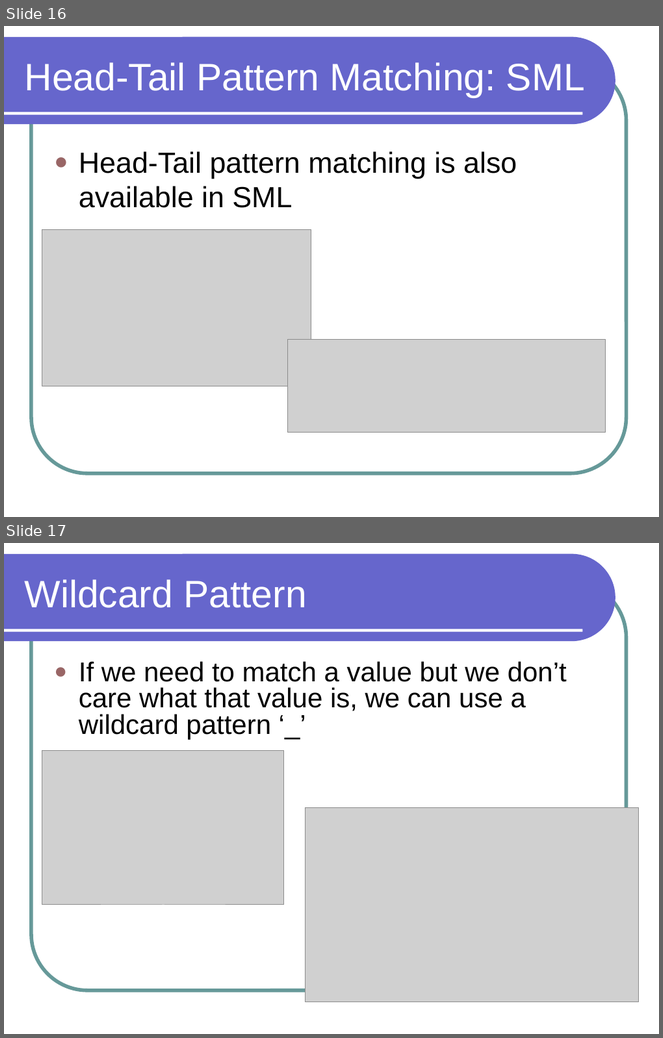
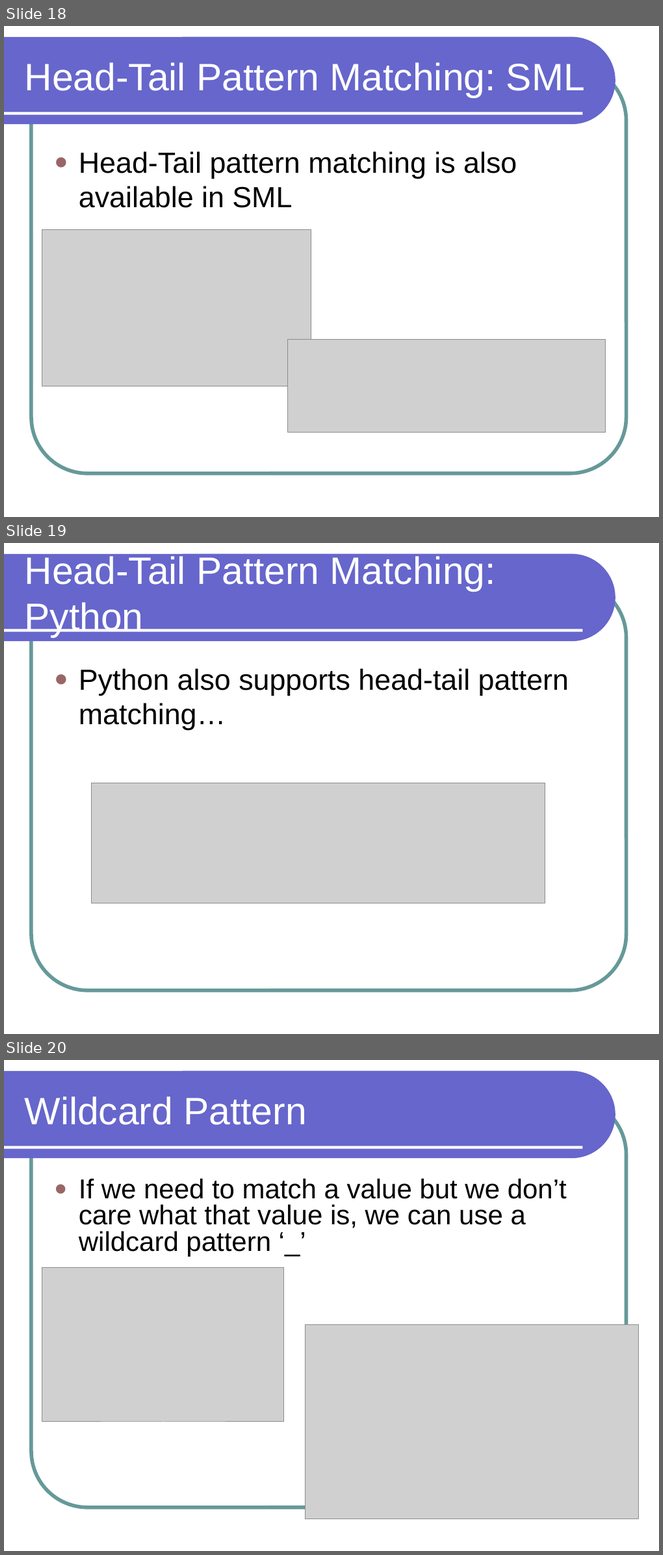
Before and after one commit to lutzhamel/CSC301, a slide deck: notes/csc301-ln013.ppt. Shown one above the other, each under a label of ours: slides 16 and 17 before the commit, slides 18, 19 and 20 after it. The pictures are 663x1038 and 663x1555 pixels, drawn with LibreOffice and Linux fonts; fonts in the diff are those of the drawing; grey boxes stand for pictures. Boxes give left, top, right and bottom in pixels: in the first picture for what was removed or moved away, otherwise in the second. Text is boxed around its words. In the diff, an @@ line names an element or a change of style, - is before the commit and + after.

```diff
--- a/notes/csc301-ln013.ppt
+++ b/notes/csc301-ln013.ppt
@@ slide 19 added at <box>4,543,659,1034</box>, background #FFFFFF; not listed: 3 template elements that a slide beside it also shows @@
@@ title added at <box>25,556,496,637</box>, 42 pt, text #FFFFFF @@
+Head-Tail Pattern Matching: Python
@@ text added at <box>79,668,569,730</box>, 32 pt, text #000000 @@
+● Python also supports head-tail pattern matching…
@@ picture added at <box>91,783,545,903</box> @@
@@ what was slide 16 is now slide 18 @@
@@ what was slide 17 is now slide 20 @@
```
Also in this commit, not shown: 8 slides changed, 6 other slides added, 4 other files.
